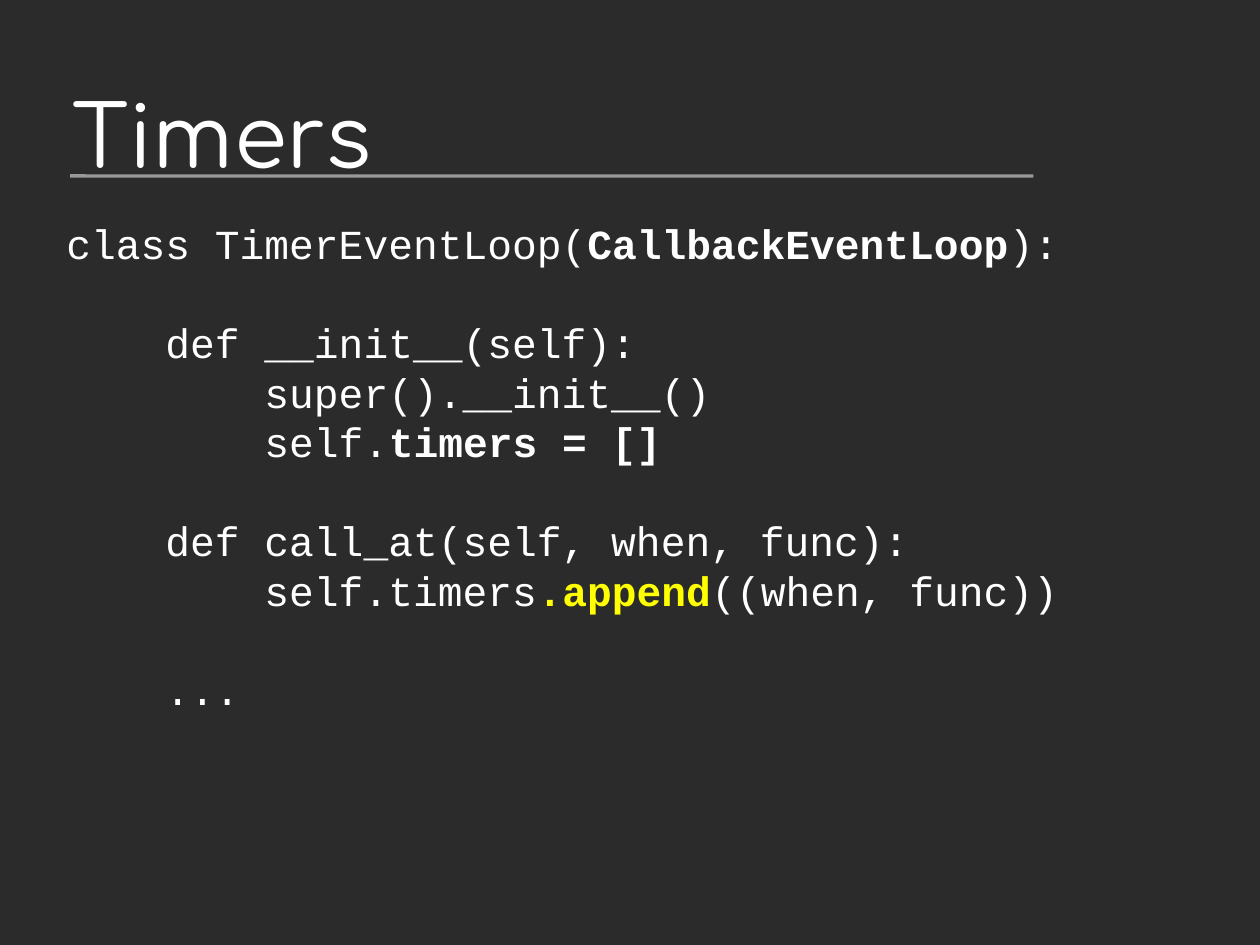
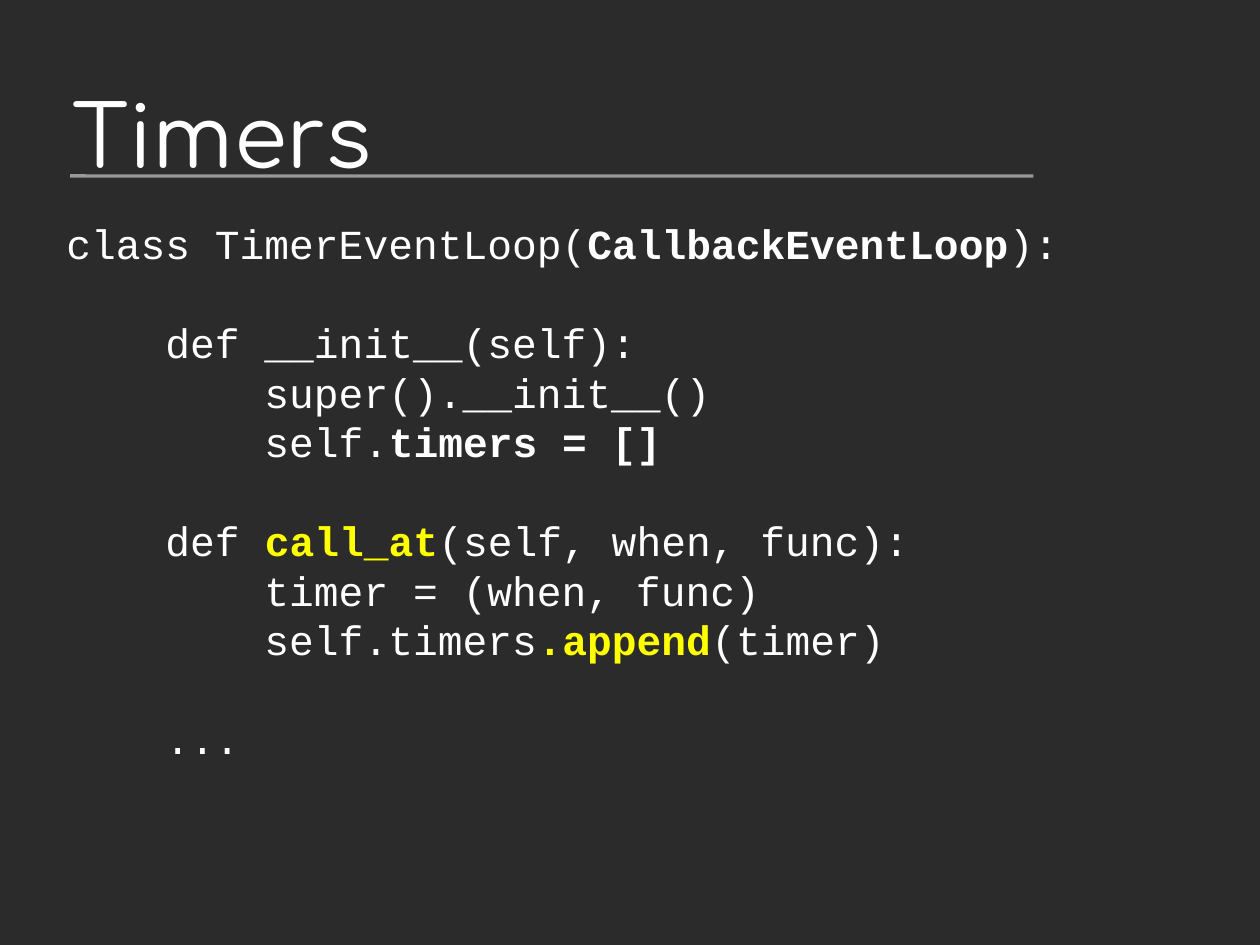
Before and after one commit to vstinner/talks, a slide deck: slide 9 of 2014-Pycon-Lyon/asyncio.odp. Drawn at 1260x945 pixels with LibreOffice and Linux fonts; fonts in the diff are those of the drawing; background and template pictures are left out; a plain dark background stands for a picture behind light text. Boxes give left, top, right and bottom in pixels: in the first picture for what was removed or moved away, otherwise in the second. Text is boxed around its words. In the diff, an @@ line names an element or a change of style, - is before the commit and + after.

```diff
--- a/2014-Pycon-Lyon/asyncio.odp
+++ b/2014-Pycon-Lyon/asyncio.odp
@@ text at [165,527,909,664]: text changed @@
-def call_at(self, when, func):
-self.timers.append((when, func))
+def call_at(self, when, func):
+timer = (when, func)
+self.timers.append(timer)
```
Also in this commit, not shown: 4 other slides changed, 8 slides added, 10 other files.
